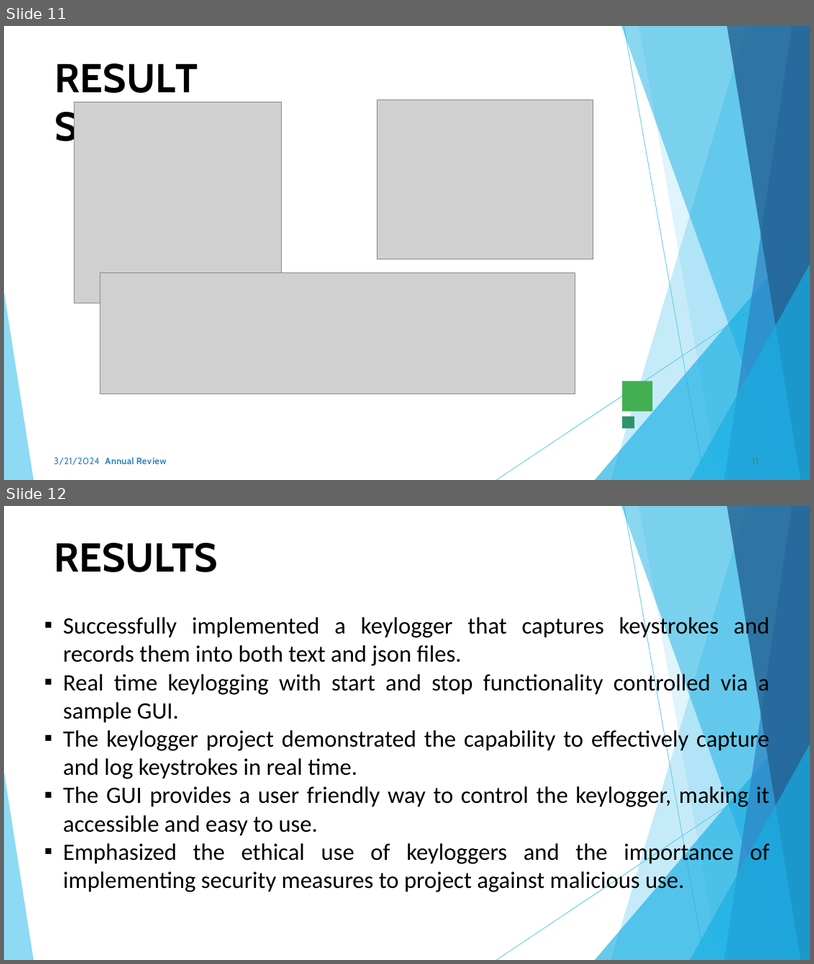
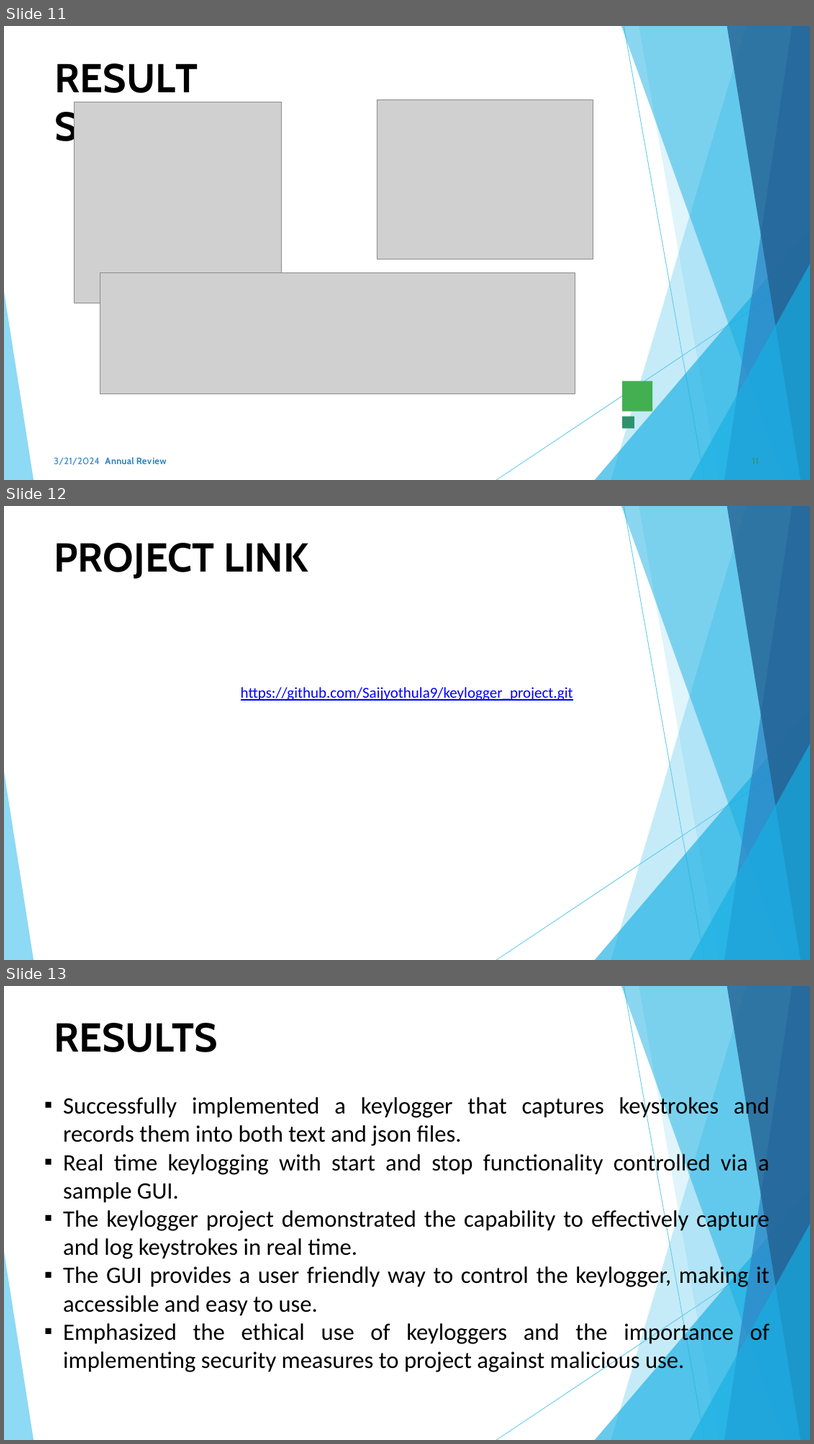
Before and after one commit to Saijyothula9/Cybersecurity_Projects, a slide deck: Template_Presentation_Students1.pptx. Shown one above the other, each under a label of ours: slides 11 and 12 before the commit, slides 11, 12 and 13 after it. The pictures are 814x964 and 814x1444 pixels, drawn with LibreOffice and Linux fonts; fonts in the diff are those of the drawing; grey boxes stand for pictures; background and template pictures are left out. Boxes give left, top, right and bottom in pixels: in the first picture for what was removed or moved away, otherwise in the second. Text is boxed around its words. In the diff, an @@ line names an element or a change of style, - is before the commit and + after.

Commit message:
Add files via upload
Added the github link in the ppt

```diff
--- a/Template_Presentation_Students1.pptx
+++ b/Template_Presentation_Students1.pptx
@@ slide 12 added at <box>4,506,810,960</box>, background #FFFFFF; not listed: 10 template elements that a slide beside it also shows @@
@@ title added at <box>54,543,309,579</box>, 48 pt, text #000000, bold @@
+PROJECT LINK
@@ text added at <box>241,687,574,700</box>, 18 pt, text #0000FF, underline @@
+https://github.com/Saijyothula9/keylogger_project.git
@@ what was slide 12 is now slide 13 @@
```
